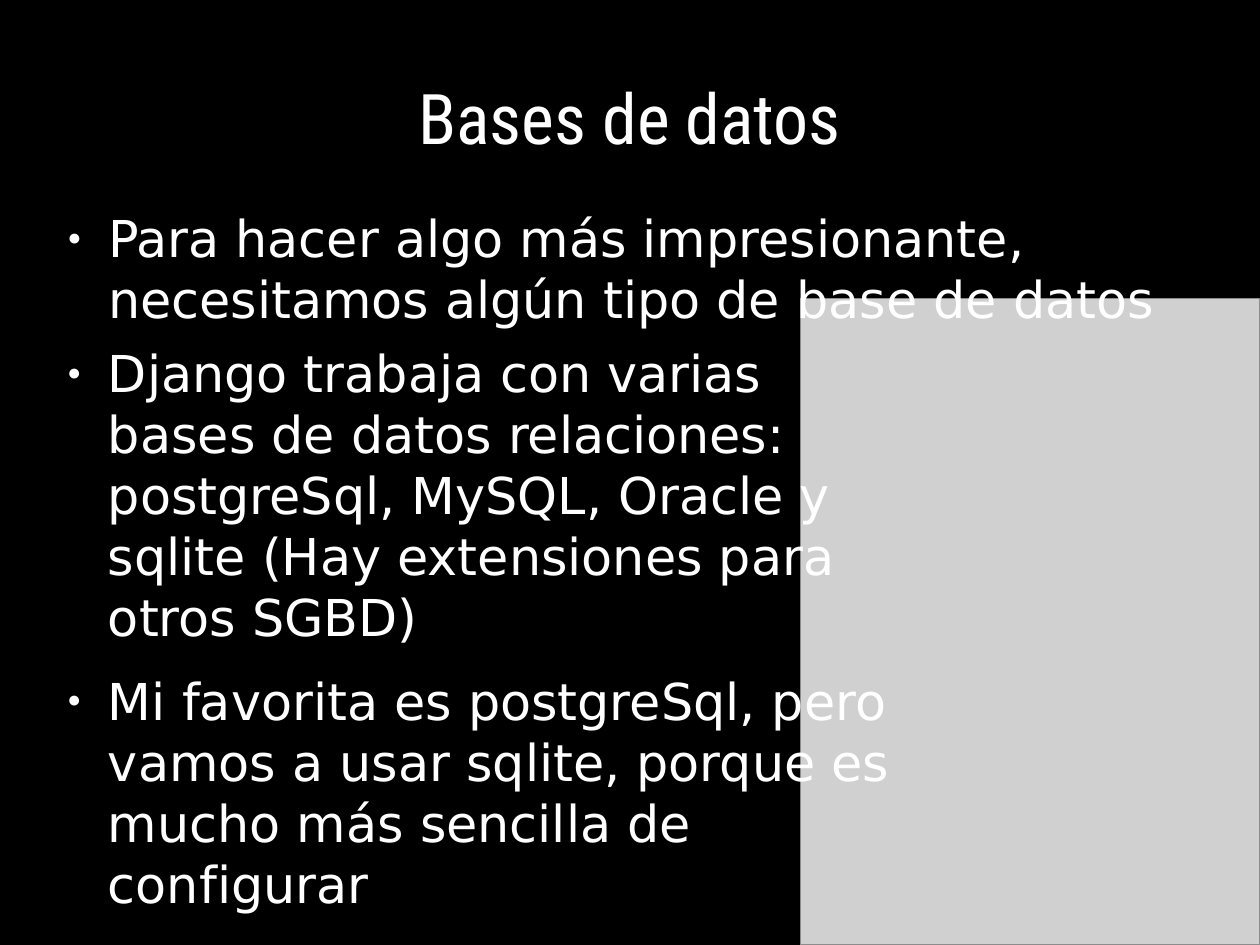
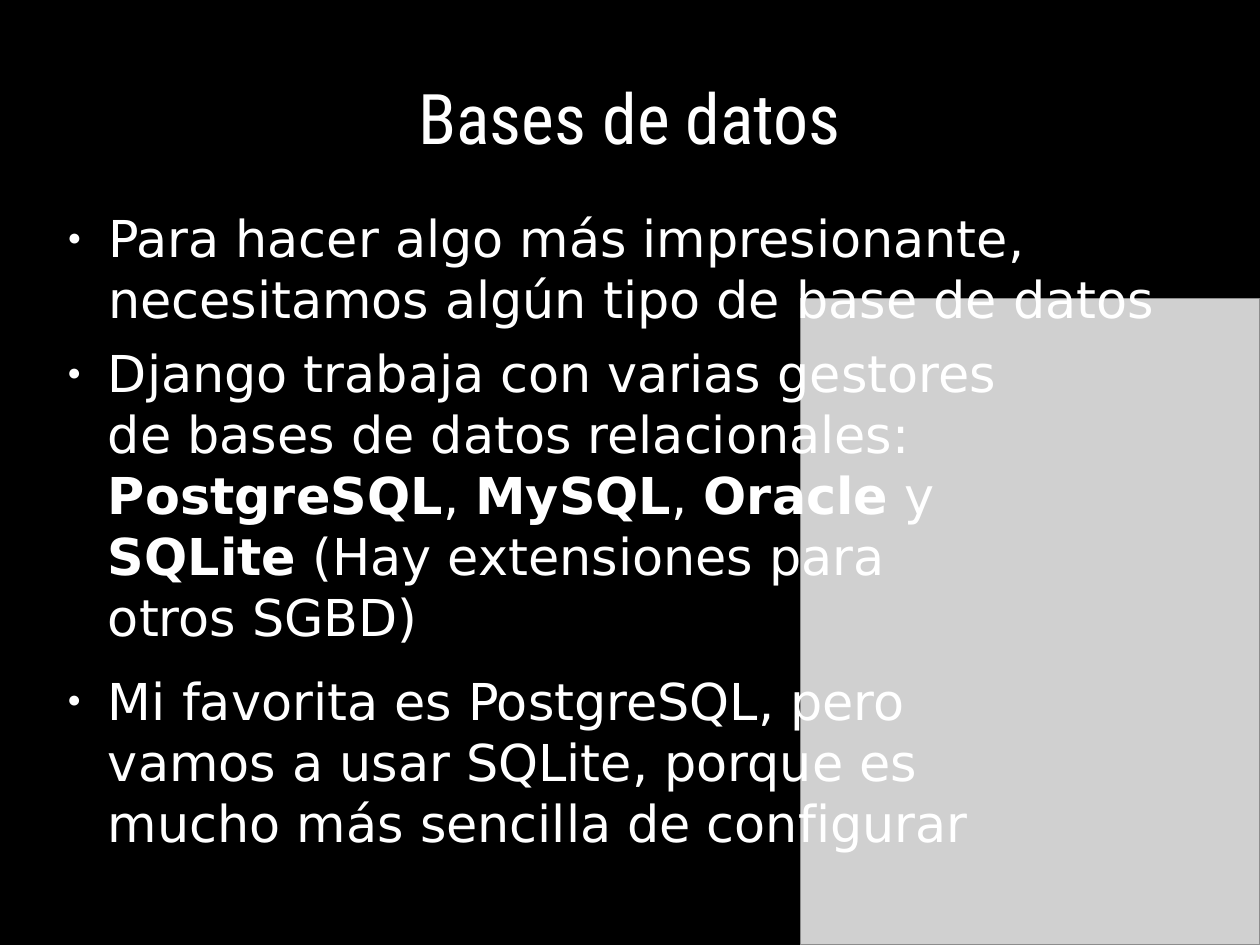
Before and after one commit to euribates/curso-django, a slide deck: slide 29 of presentacion/curso_django.odp (slide 28 before the commit). Drawn at 1260x945 pixels with LibreOffice and Linux fonts; fonts in the diff are those of the drawing; grey boxes stand for pictures. Boxes give left, top, right and bottom in pixels: in the first picture for what was removed or moved away, otherwise in the second. Text is boxed around its words. In the diff, an @@ line names an element or a change of style, - is before the commit and + after.

```diff
--- a/presentacion/curso_django.odp
+++ b/presentacion/curso_django.odp
@@ text at [108,351,996,853]: text changed @@
-● Django trabaja con varias bases de datos relaciones: postgreSql, MySQL, Oracle y sqlite (Hay extensiones para otros SGBD)
-● Mi favorita es postgreSql, pero vamos a usar sqlite, porque es mucho más sencilla de configurar
+● Django trabaja con varias gestores de bases de datos relacionales: PostgreSQL, MySQL, Oracle y SQLite (Hay extensiones para otros SGBD)
+● Mi favorita es PostgreSQL, pero vamos a usar SQLite, porque es mucho más sencilla de configurar
```
Also in this commit, not shown: 61 other slides changed, 4 slides added, 1 other file.
